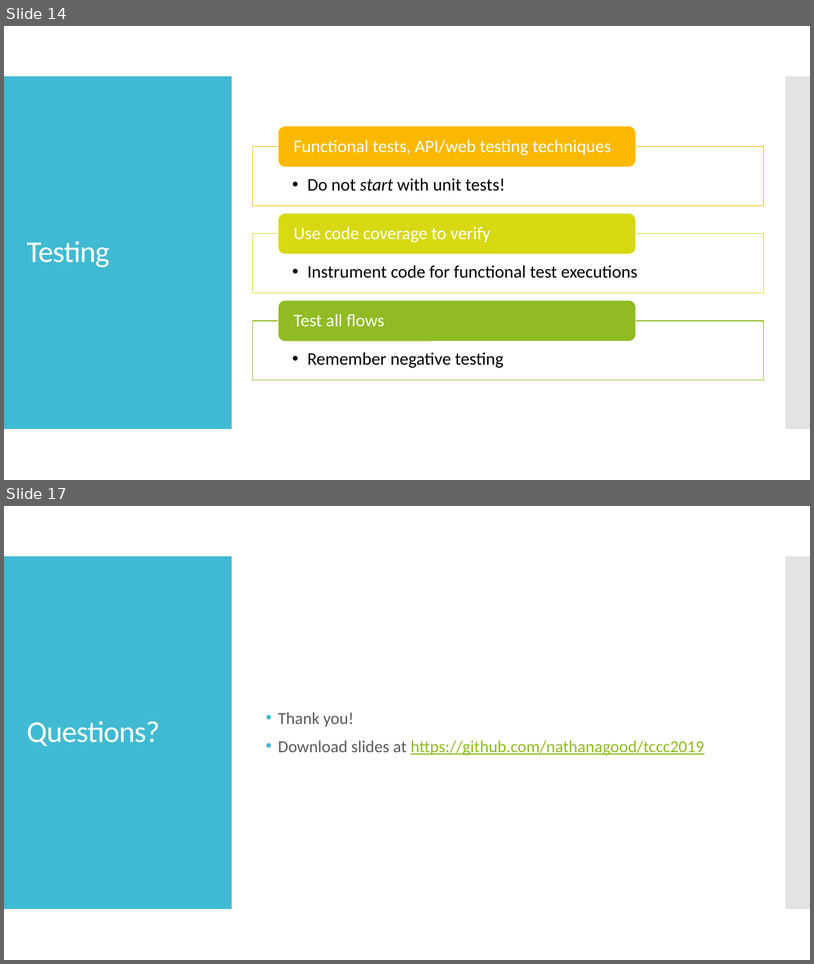
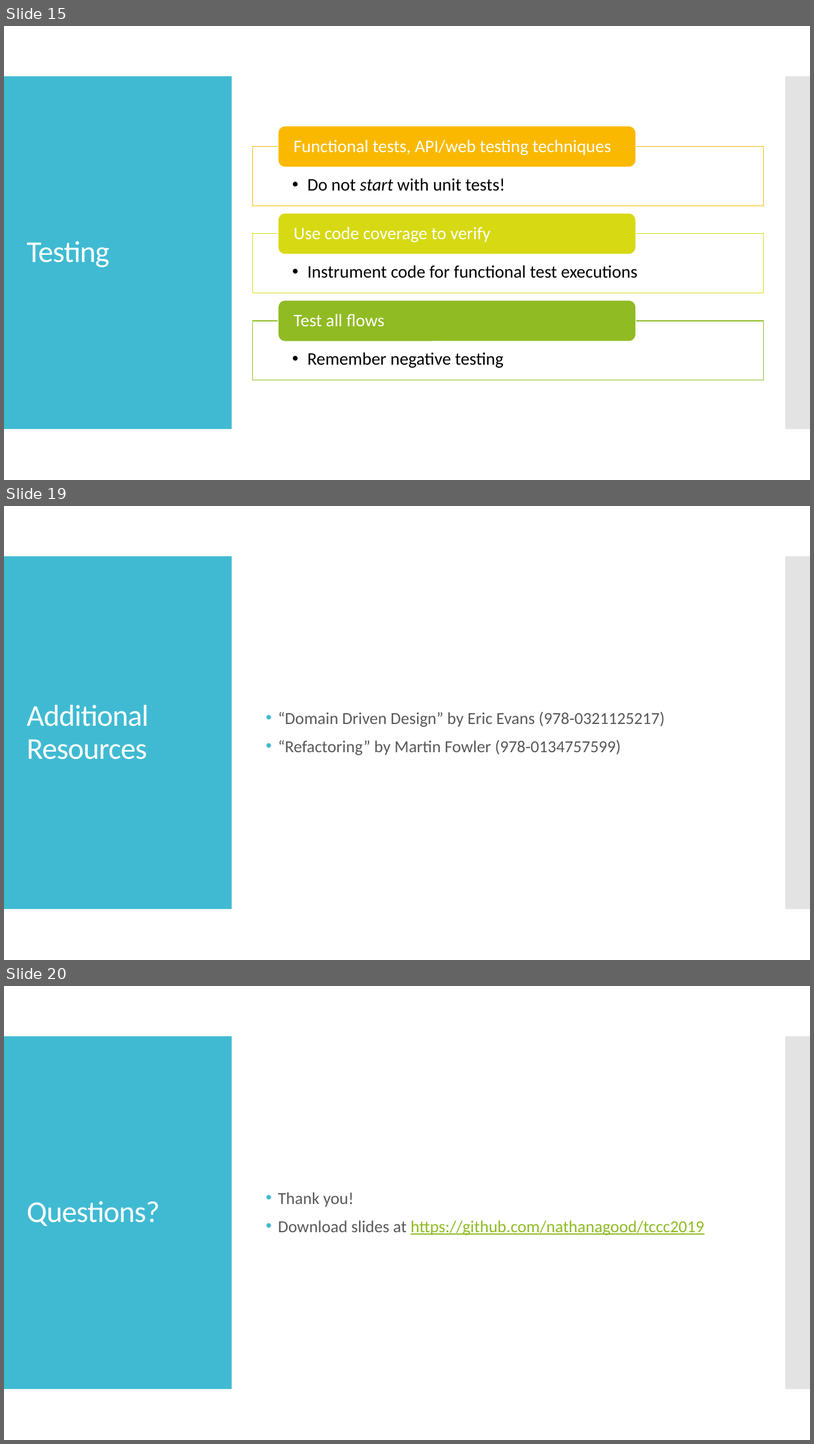
Before and after one commit to nathanagood/tccc2019, a slide deck: on-graceful-decomposition.pptx. Shown one above the other, each under a label of ours: slides 14 and 17 before the commit, slides 15, 19 and 20 after it; the slides between them are not shown. The pictures are 814x964 and 814x1444 pixels, drawn with LibreOffice and Linux fonts; fonts in the diff are those of the drawing. Boxes give left, top, right and bottom in pixels: in the first picture for what was removed or moved away, otherwise in the second. Text is boxed around its words. In the diff, an @@ line names an element or a change of style, - is before the commit and + after.

```diff
--- a/on-graceful-decomposition.pptx
+++ b/on-graceful-decomposition.pptx
@@ slide 19 added at (4, 506, 810, 960), background #FFFFFF; not listed: 2 template elements that a slide beside it also shows @@
@@ title added at (27, 705, 149, 759), 36 pt, text #FFFFFF @@
+Additional Resources
@@ text added at (278, 711, 665, 755), 20 pt, text #595959 @@
+• “Domain Driven Design” by Eric Evans (978-0321125217)
+• “Refactoring” by Martin Fowler (978-0134757599)
@@ what was slide 14 is now slide 15 @@
@@ what was slide 17 is now slide 20 @@
```
Also in this commit, not shown: 6 slides changed, 2 other slides added.
